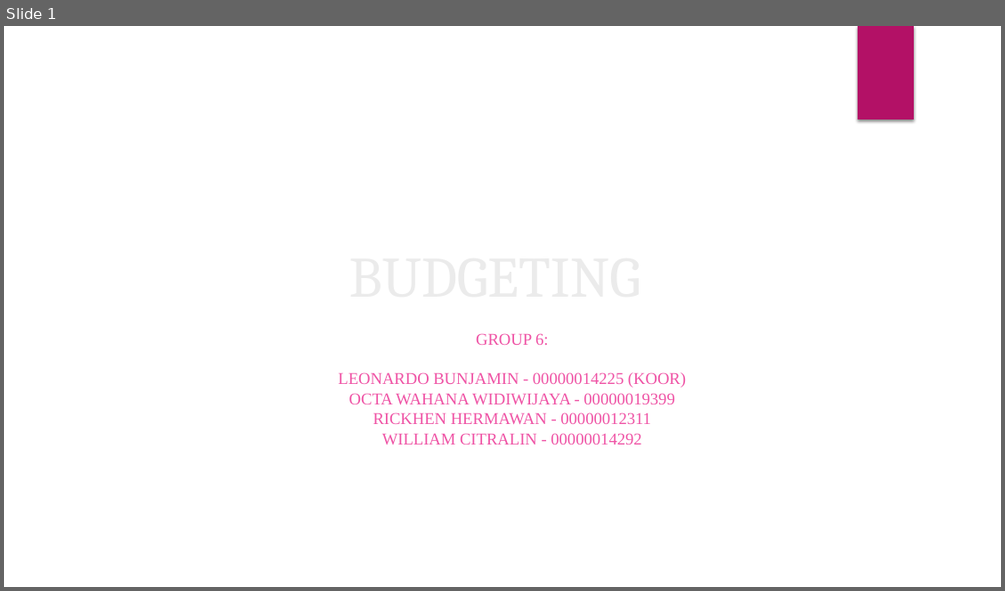
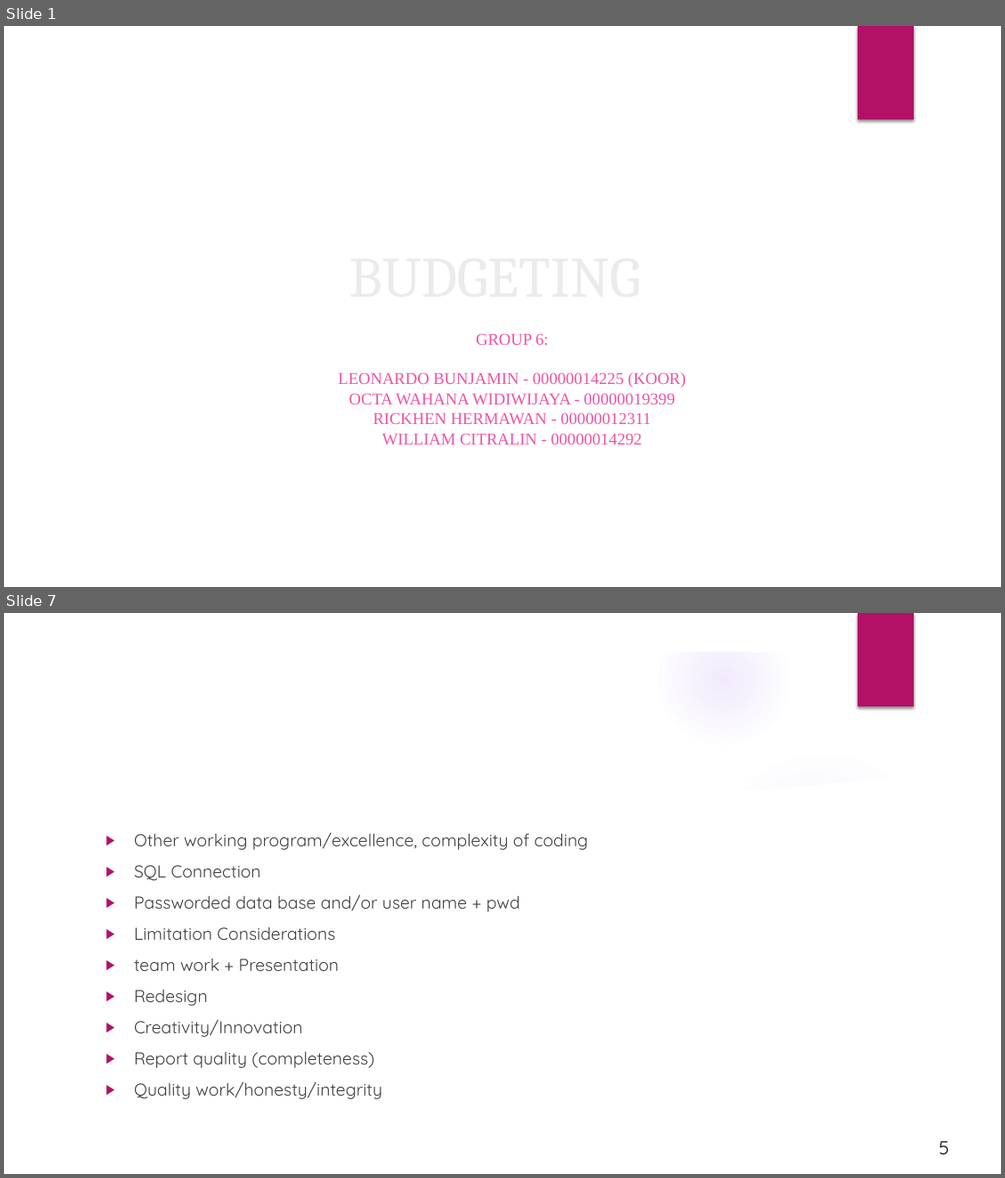
Before and after one commit to tyrand3/HCI-Budgeting, a slide deck: PPTHCiBudgeting.pptx. Shown one above the other, each under a label of ours: slide 1 before the commit, slides 1 and 7 after it; the slides between them are not shown. The pictures are 1005x591 and 1005x1178 pixels, drawn with LibreOffice and Linux fonts; fonts in the diff are those of the drawing; background and template pictures are left out. Boxes give left, top, right and bottom in pixels: in the first picture for what was removed or moved away, otherwise in the second. Text is boxed around its words. In the diff, an @@ line names an element or a change of style, - is before the commit and + after.

```diff
--- a/PPTHCiBudgeting.pptx
+++ b/PPTHCiBudgeting.pptx
@@ slide 7 added at [4,613,1001,1174], background picture (left out); not listed: 1 template element that a slide beside it also shows @@
@@ group added at [4,613,1001,1174]: 5 ellipses, 3 freeform shapes @@
@@ text added at [134,833,589,1099], 16.6 pt, text #404040 @@
+▶ Other working program/excellence, complexity of coding
+▶ SQL Connection
+▶ Passworded data base and/or user name + pwd
+▶ Limitation Considerations
+▶ team work + Presentation
+▶ Redesign
+▶ Creativity/Innovation
+▶ Report quality (completeness)
+▶ Quality work/honesty/integrity
@@ text added at [938,1141,949,1154], 18 pt, text #000000 @@
+5
```
Also in this commit, not shown: 20 slides changed, 13 other slides added, 5 other files.
